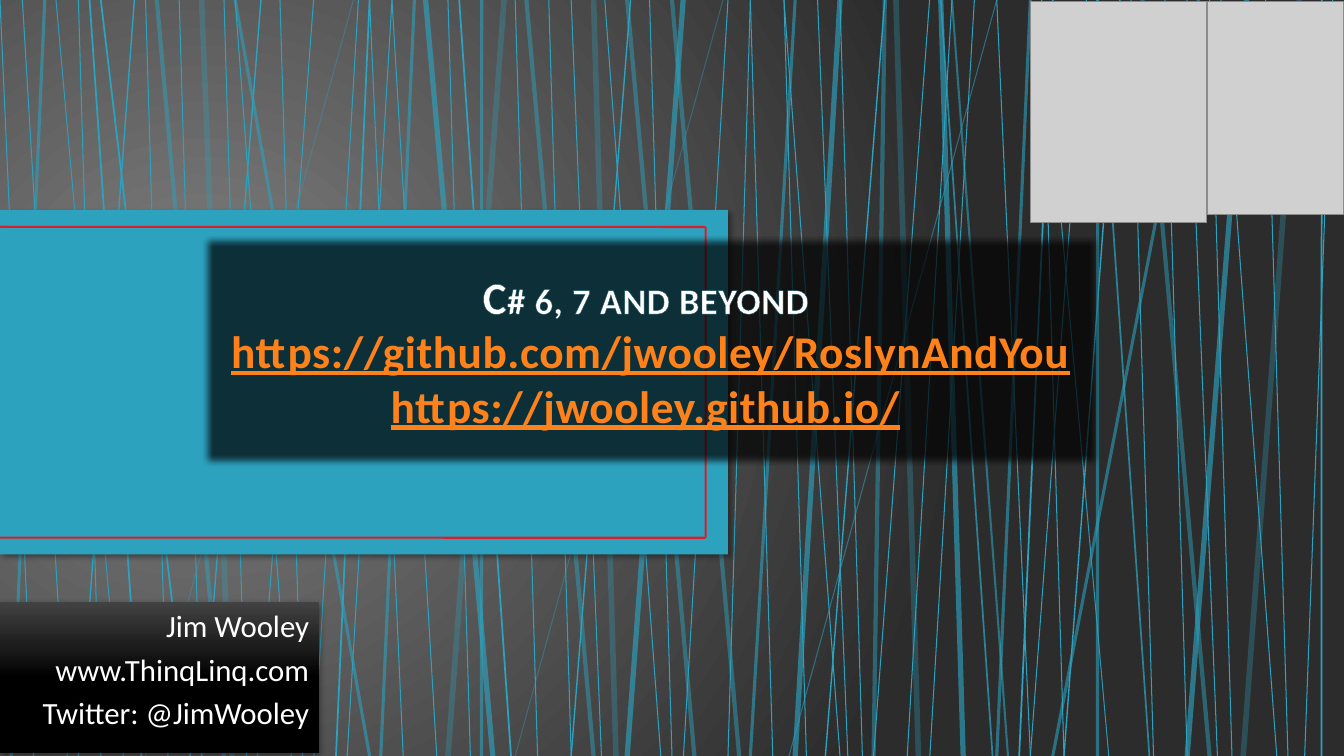
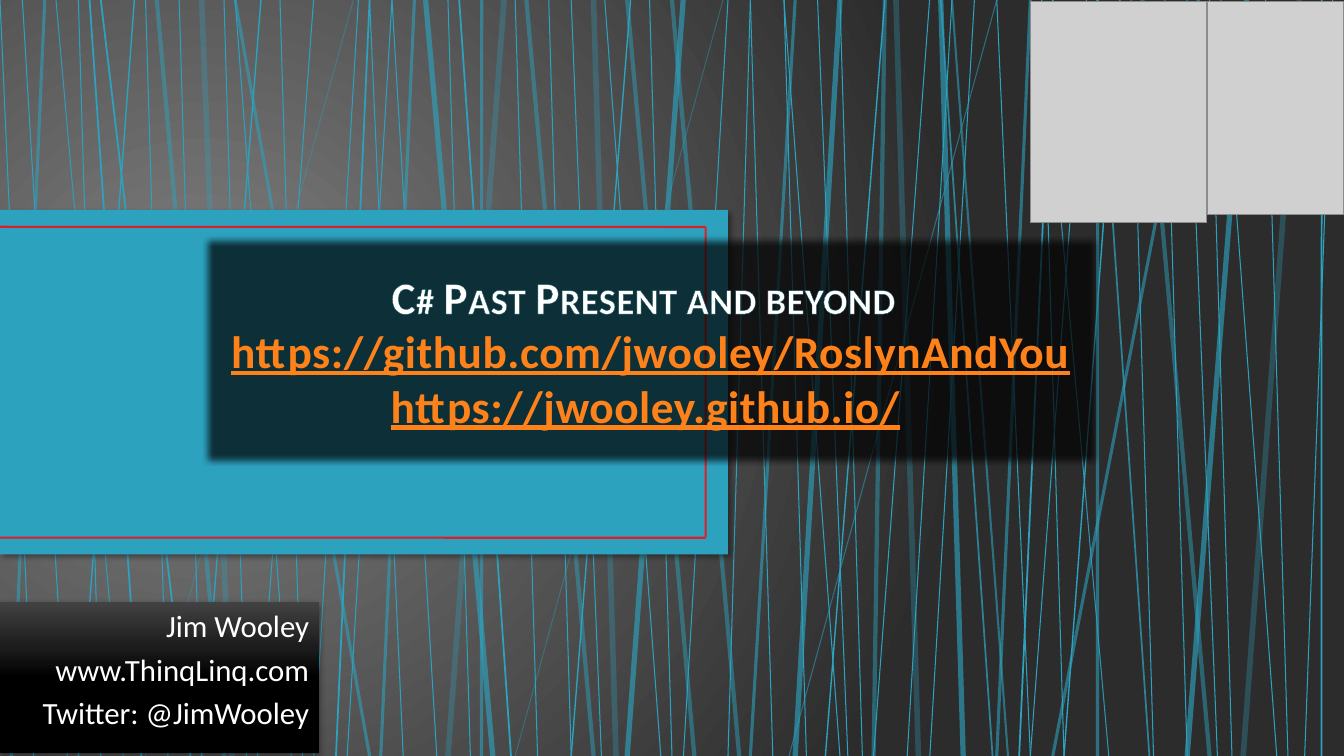
Before and after one commit to jwooley/RoslynAndYou, a slide deck: slide 1 of CSPastPresentFuture.pptx. Drawn at 1344x756 pixels with LibreOffice and Linux fonts; fonts in the diff are those of the drawing; grey boxes stand for pictures; background and template pictures are left out. Boxes give left, top, right and bottom in pixels: in the first picture for what was removed or moved away, otherwise in the second. Text is boxed around its words. In the diff, an @@ line names an element or a change of style, - is before the commit and + after.

Commit message:
updating deck for C#9

```diff
--- a/CSPastPresentFuture.pptx
+++ b/CSPastPresentFuture.pptx
@@ title at [231, 284, 1068, 434]: text changed @@
-C# 6, 7 and beyond
-https://github.com/jwooley/RoslynAndYou
-https://jwooley.github.io/
+C# Past Present and beyond
+https://github.com/jwooley/RoslynAndYou
+https://jwooley.github.io/
```
Also in this commit, not shown: 2 other slides changed, 1 slide added, 4 slides removed.
